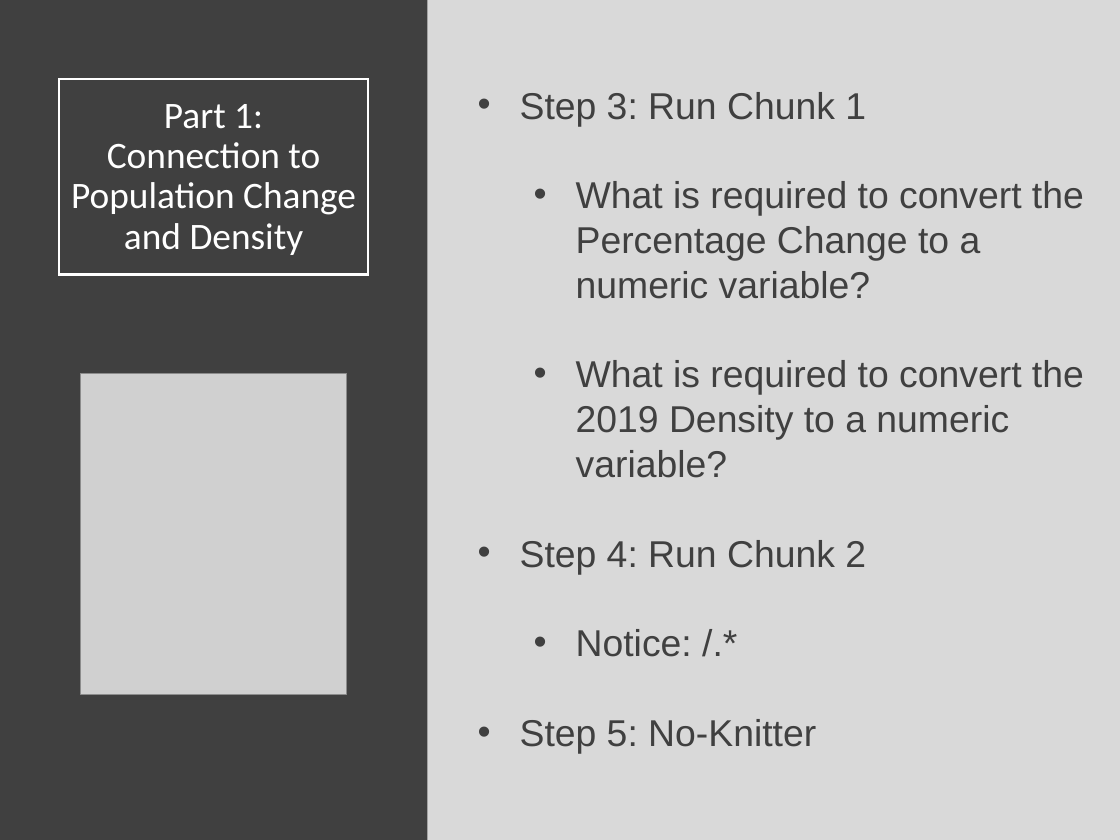
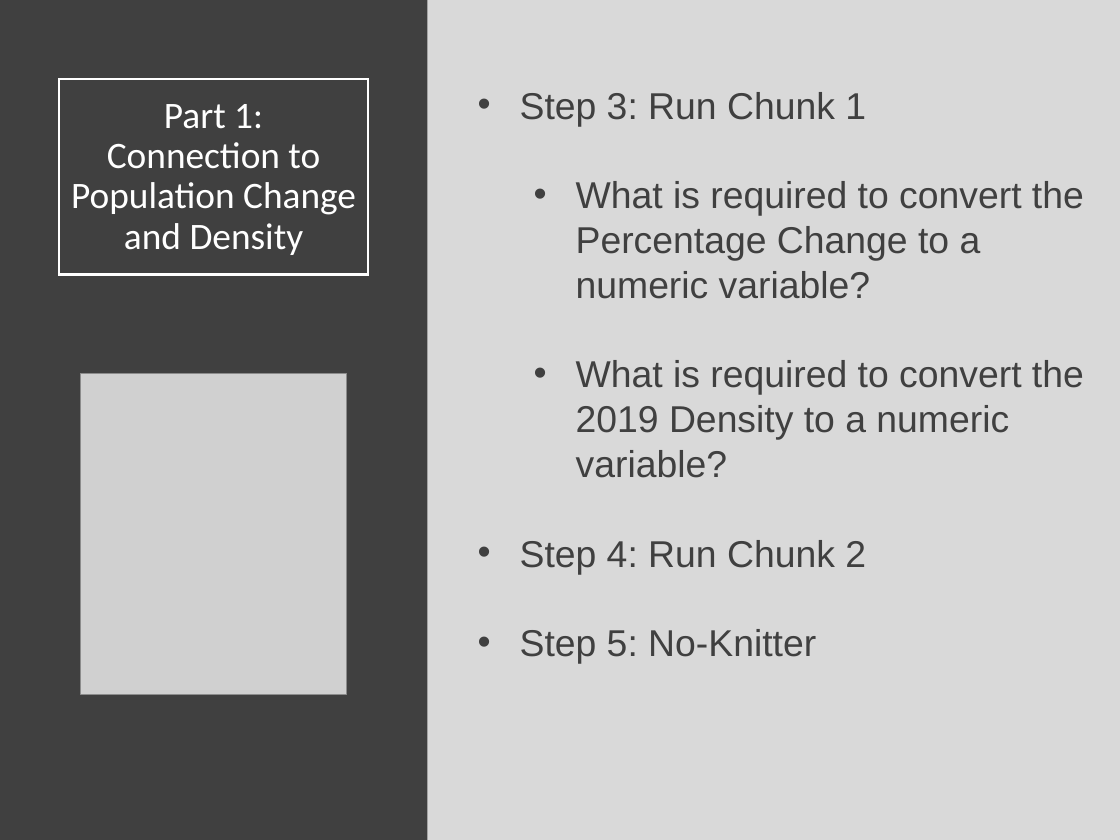
Before and after one commit to SuperMarioGiacomazzo/STOR320_WEBSITE, a slide deck: slide 5 of Lecture/Web Scraping 2/Web_Scraping_2_Lecture.pptx. Drawn at 1120x840 pixels with LibreOffice and Linux fonts; fonts in the diff are those of the drawing; grey boxes stand for pictures. Boxes give left, top, right and bottom in pixels: in the first picture for what was removed or moved away, otherwise in the second. Text is boxed around its words. In the diff, an @@ line names an element or a change of style, - is before the commit and + after.

```diff
--- a/Lecture/Web Scraping 2/Web_Scraping_2_Lecture.pptx
+++ b/Lecture/Web Scraping 2/Web_Scraping_2_Lecture.pptx
@@ text at [576,629,692,657]: paragraph removed @@
-  • Notice: /.*
```
Also in this commit, not shown: 1 other slide changed, 5 other files.
